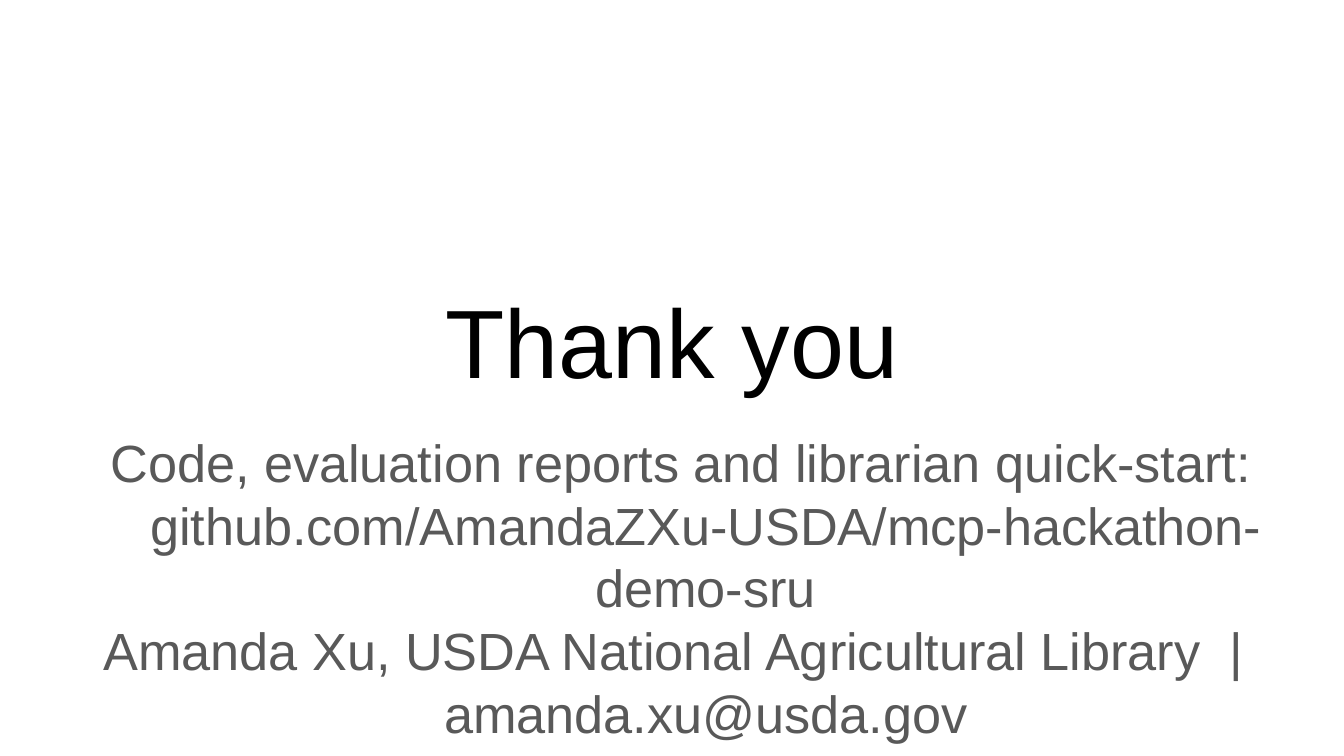
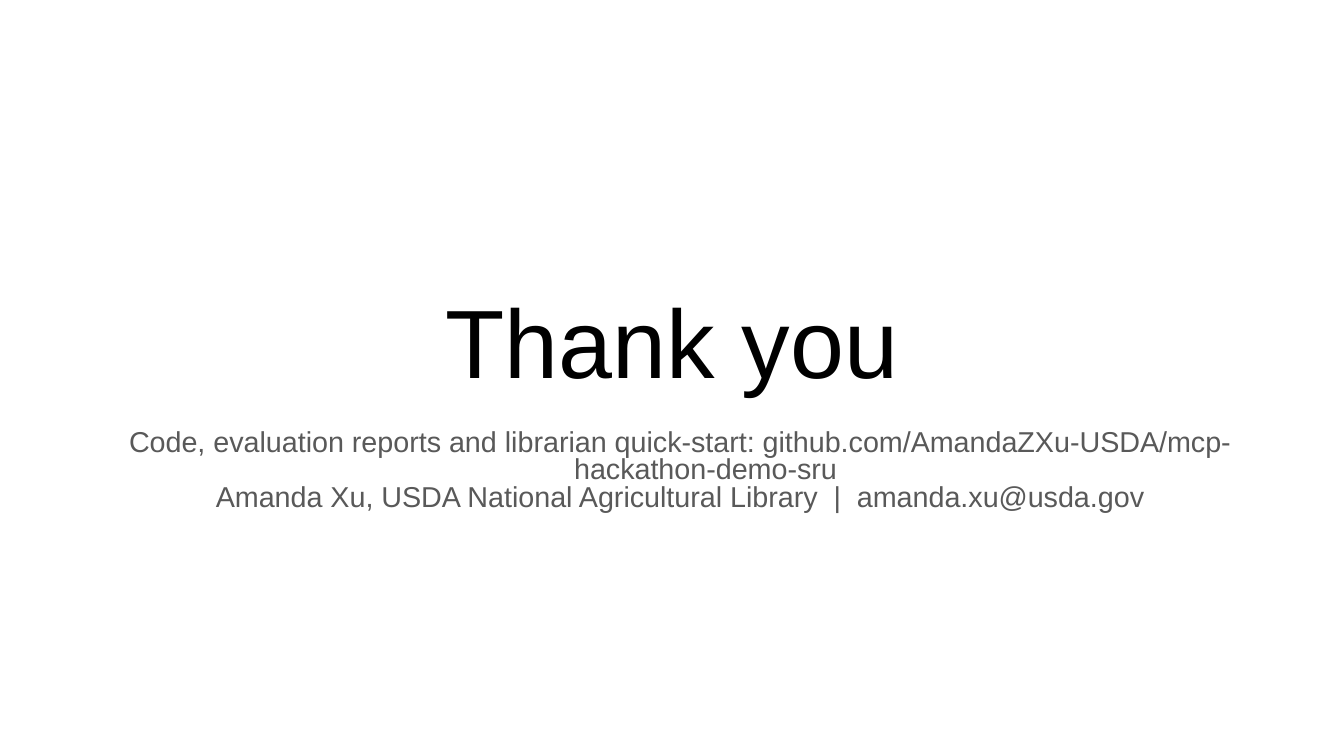
Before and after one commit to AmandaZXu-USDA/NAL, a slide deck: slide 20 of submission/GSA-MCP-Hackathon-NAL-mcp-sru-syntax-and-erratum-note.pptx. Drawn at 1344x756 pixels with LibreOffice and Linux fonts; fonts in the diff are those of the drawing. Boxes give left, top, right and bottom in pixels: in the first picture for what was removed or moved away, otherwise in the second. Text is boxed around its words. In the diff, an @@ line names an element or a change of style, - is before the commit and + after.

```diff
--- a/submission/GSA-MCP-Hackathon-NAL-mcp-sru-syntax-and-erratum-note.pptx
+++ b/submission/GSA-MCP-Hackathon-NAL-mcp-sru-syntax-and-erratum-note.pptx
@@ subtitle "Code, evaluation reports and librarian ..." at (129,431,1231,512): size 28 to 15.4 pt; line spacing 1 to 0.8 @@
```
Also in this commit, not shown: 6 other slides changed.
